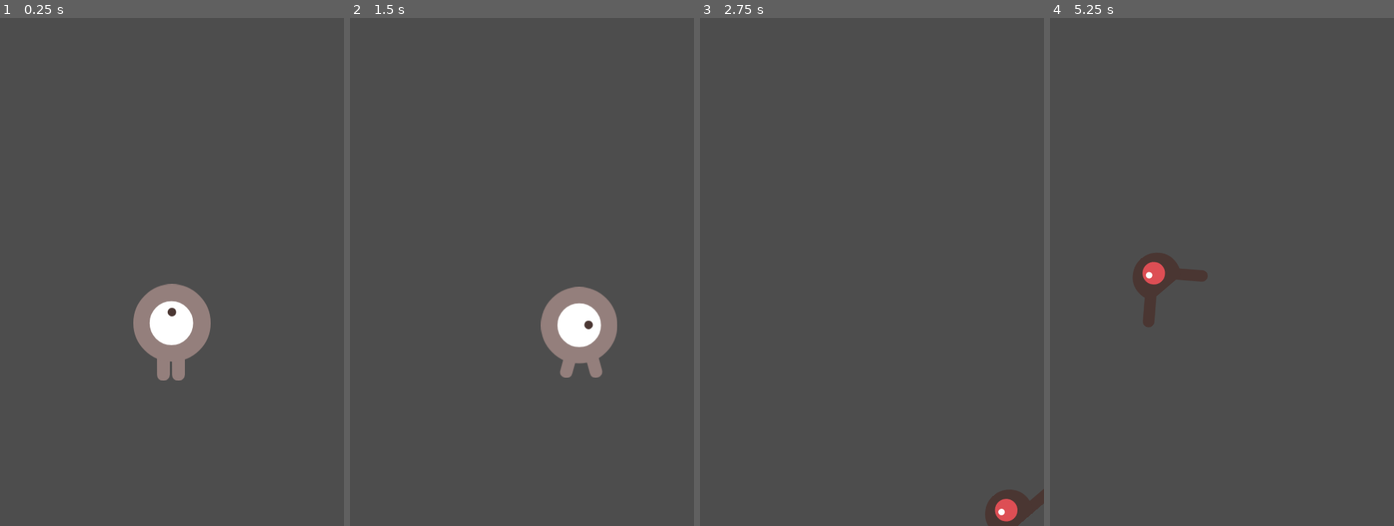
Above: before the commit, frames 1-4 (left to right).
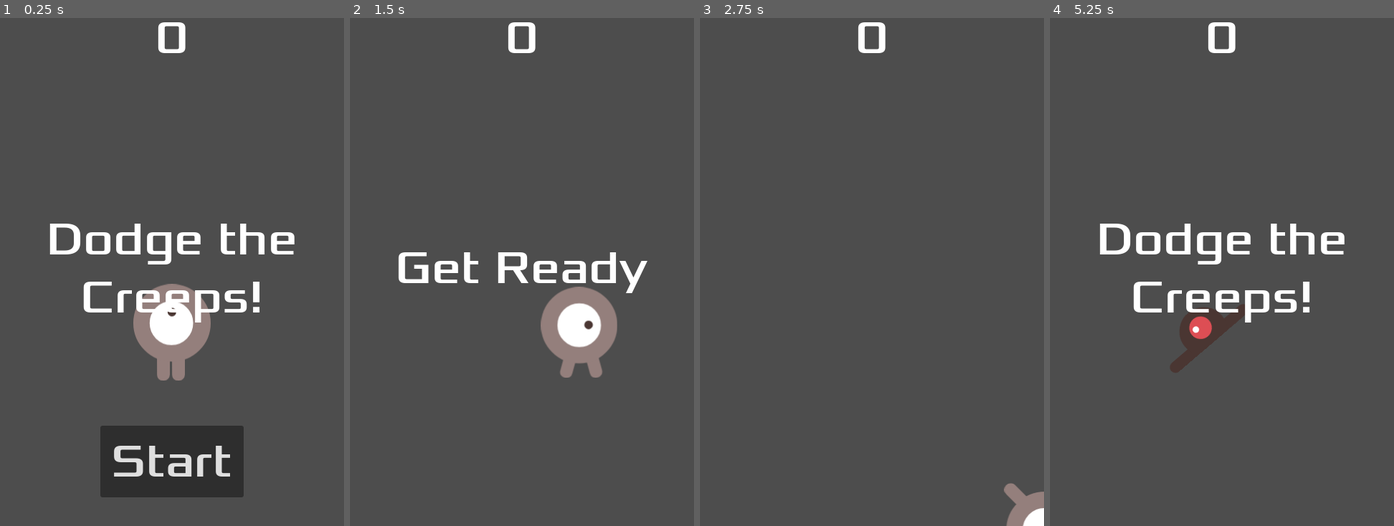
Above: after the commit, the same moments.

Repository: JoseMeister-S/Godot-2D-intro
Game: Godot game, scene res://main.tscn
Same seed, same stepped clock (60 frames per second), same inputs: the game is played once before the commit and once after it.
Inputs (mouse positions are in pixels of both pictures, inside the frame that each line leads up to):
- Up to frame 1 (0.25 s): no input
- Up to frame 2 (1.5 s): click (522, 459) at 0.5 s, where only the run after the commit has a clickable "Start"; tap Enter at 1.25 s; hold D (move_right) from 1.28 s (still down)
- Up to frame 3 (2.75 s): release D (move_right) at 2.03 s; hold S (move_down) from 2.03 s (still down)
- Up to frame 4 (5.25 s): release S (move_down) at 2.78 s; hold D (move_right) 2.78-3.53 s; hold W (move_up) 3.53-4.28 s; hold A (move_left) from 4.28 s (still down)

The runs differ from the first frame. In frame 1, 9.1% of the frame differs, in the area x 14-86%, y 0-95%; in frame 2, 2.1%; in frame 3, 1.4%; in frame 4, 5.5%.

Commit message:
Working hud plus score

Diff:
--- /dev/null
+++ b/hud.gd
@@ -0,0 +1,40 @@
+extends CanvasLayer
+signal start_game
+
+# Called when the node enters the scene tree for the first time.
+func _ready() -> void:
+	pass # Replace with function body.
+
+
+# Called every frame. 'delta' is the elapsed time since the previous frame.
+func _process(delta: float) -> void:
+	pass
+
+func show_message(text):
+	$Message.text = text
+	$Message.show()
+	$MessageTimer.start()
+
+func show_game_over():
+	show_message("Game Over")
+	# Wait until the MessageTimer has counted down.
+	await $MessageTimer.timeout
+
+	$Message.text = "Dodge the Creeps!"
+	$Message.show()
+	# Make a one-shot timer and wait for it to finish.
+	await get_tree().create_timer(1.0).timeout
+	$StartButton.show()
+
+func update_score(score):
+	$ScoreLabel.text = str(score)
+
+
+func _on_start_button_pressed() -> void:
+	$StartButton.hide()
+	start_game.emit()
+
+
+
+func _on_message_timer_timeout() -> void:
+	$Message.hide()
--- /dev/null
+++ b/hud.tscn
@@ -0,0 +1,58 @@
+[gd_scene format=3 uid="uid://r7b3r1p7yfwr"]
+
+[ext_resource type="Script" uid="uid://diwt6u37vjy7t" path="res://hud.gd" id="1_64ctp"]
+[ext_resource type="FontFile" uid="uid://5yj86h6cwsc2" path="res://fonts/Xolonium-Regular.ttf" id="2_8sq4i"]
+
+[node name="HUD" type="CanvasLayer" unique_id=1691451942]
+script = ExtResource("1_64ctp")
+
+[node name="ScoreLabel" type="Label" parent="." unique_id=1572616701]
+anchors_preset = 10
+anchor_right = 1.0
+offset_bottom = 78.0
+grow_horizontal = 2
+theme_override_fonts/font = ExtResource("2_8sq4i")
+theme_override_font_sizes/font_size = 64
+text = "0"
+horizontal_alignment = 1
+vertical_alignment = 1
+
+[node name="Message" type="Label" parent="." unique_id=190197673]
+custom_maximum_size = Vector2(480, -1)
+anchors_preset = 14
+anchor_top = 0.5
+anchor_right = 1.0
+anchor_bottom = 0.5
+offset_top = -39.0
+offset_bottom = 39.0
+grow_horizontal = 2
+grow_vertical = 2
+theme_override_fonts/font = ExtResource("2_8sq4i")
+theme_override_font_sizes/font_size = 64
+text = "Dodge the Creeps!"
+horizontal_alignment = 1
+vertical_alignment = 1
+autowrap_mode = 2
+
+[node name="StartButton" type="Button" parent="." unique_id=1758262429]
+anchors_preset = 7
+anchor_left = 0.5
+anchor_top = 1.0
+anchor_right = 0.5
+anchor_bottom = 1.0
+offset_left = -100.0
+offset_top = -140.0
+offset_right = 100.0
+offset_bottom = -40.0
+grow_horizontal = 2
+grow_vertical = 0
+theme_override_fonts/font = ExtResource("2_8sq4i")
+theme_override_font_sizes/font_size = 64
+text = "Start"
+
+[node name="MessageTimer" type="Timer" parent="." unique_id=844778102]
+wait_time = 2.0
+one_shot = true
+
+[connection signal="pressed" from="StartButton" to="." method="_on_start_button_pressed"]
+[connection signal="timeout" from="MessageTimer" to="." method="_on_message_timer_timeout"]
--- a/main.gd
+++ b/main.gd
@@ -4,8 +4,7 @@
 var score
 
 func _ready() -> void:
-	new_game()
-
+	pass
 
 # Called every frame. 'delta' is the elapsed time since the previous frame.
 func _process(delta: float) -> void:
@@ -15,13 +14,16 @@
 func game_over():
 	$ScoreTimer.stop()
 	$MobTimer.stop()
+	$HUD.show_game_over()
 
 func new_game():
 	score = 0
-	print("entra 1")
+	$HUD.update_score(score)
+	$HUD.show_message("Get Ready")
 	$Player.start($StartPosition.position)
-	print("entra 2")
 	$StartTimer.start()
+	get_tree().call_group("mobs", "queue_free")
+
 
 
 func _on_mob_timer_timeout() -> void:
@@ -53,6 +55,7 @@
 
 func _on_score_timer_timeout() -> void:
 	score += 1
+	$HUD.update_score(score)
 
 
 func _on_start_timer_timeout() -> void:
--- a/main.tscn
+++ b/main.tscn
@@ -3,6 +3,7 @@
 [ext_resource type="Script" uid="uid://cel7bst5uug43" path="res://main.gd" id="1_h2yge"]
 [ext_resource type="PackedScene" uid="uid://ccya6kn8b0jmr" path="res://mob.tscn" id="2_1bvp3"]
 [ext_resource type="PackedScene" uid="uid://1gdtmb4hxfva" path="res://player.tscn" id="3_lquwl"]
+[ext_resource type="PackedScene" uid="uid://r7b3r1p7yfwr" path="res://hud.tscn" id="4_1bvp3"]
 
 [sub_resource type="Curve2D" id="Curve2D_h2yge"]
 _data = {
@@ -13,6 +14,8 @@
 [node name="main" type="Node" unique_id=1302169484]
 script = ExtResource("1_h2yge")
 mob_scene = ExtResource("2_1bvp3")
+
+[node name="HUD" parent="." unique_id=1691451942 instance=ExtResource("4_1bvp3")]
 
 [node name="MobTimer" type="Timer" parent="." unique_id=2009277847]
 wait_time = 0.5
@@ -33,6 +36,7 @@
 
 [node name="MobSpawnLocation" type="PathFollow2D" parent="MobPath" unique_id=1757961433]
 
+[connection signal="start_game" from="HUD" to="." method="new_game"]
 [connection signal="timeout" from="MobTimer" to="." method="_on_mob_timer_timeout"]
 [connection signal="timeout" from="ScoreTimer" to="." method="_on_score_timer_timeout"]
 [connection signal="timeout" from="StartTimer" to="." method="_on_start_timer_timeout"]
Not shown, added: hud.gd.uid
